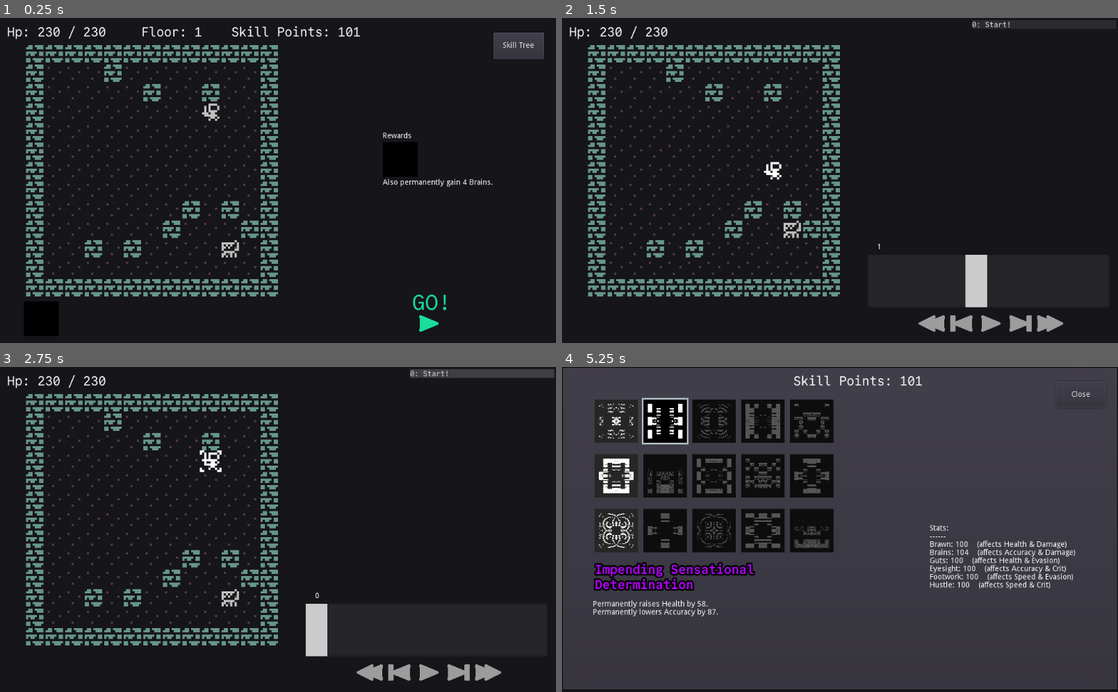
Above: before the commit, frames 1-4 (two rows, left to right).
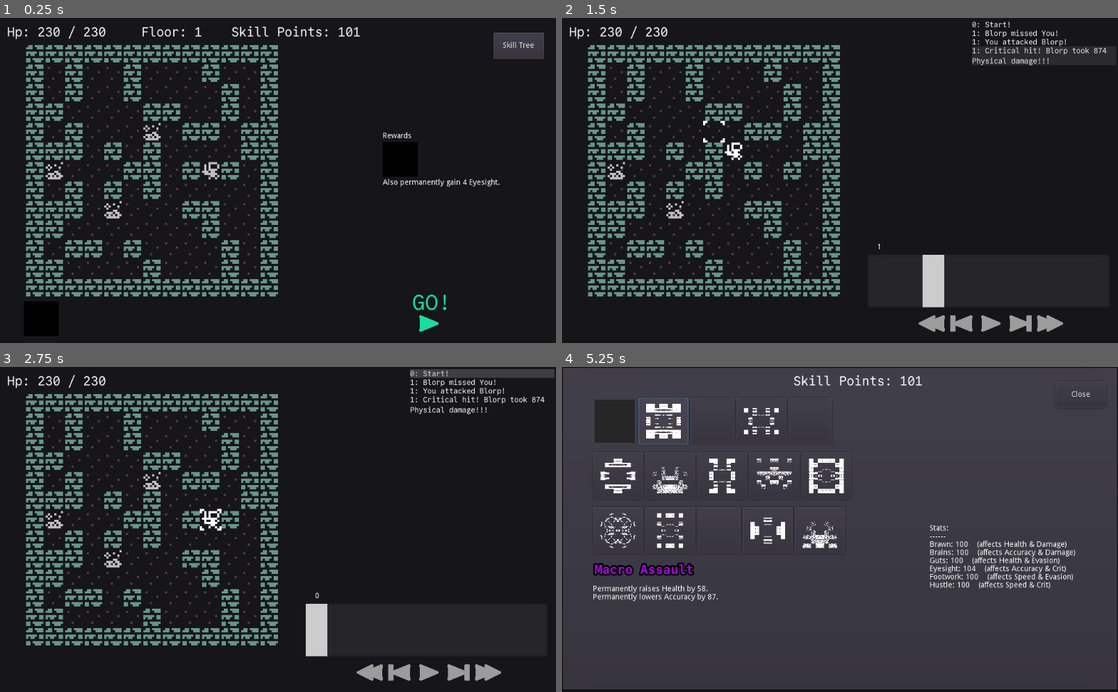
Above: after the commit, the same moments.

Repository: redxaxder/7DRL2024
Game: Godot game, scene res://main.tscn
The game is run twice, just before and just after one commit, with the same random seed, the same clock (stepped at 60 frames per second) and the same inputs.
Inputs (mouse positions are in pixels of both pictures, inside the frame that each line leads up to):
- Up to frame 1 (0.25 s): no input
- Up to frame 2 (1.5 s): click (990, 317) at 0.5 s; tap Enter (return) at 1.25 s; move the mouse to (840, 180) at 1.27 s; hold D (right) from 1.28 s (still down); hold Enter (return) from 1.28 s (still down); click (840, 180) at 1.42 s
- Up to frame 3 (2.75 s): release D (right) at 2 s; release Enter (return) at 2 s; click (483, 373) at 2.02 s
- Up to frame 4 (5.25 s): tap Space (toggle) at 2.75 s; move the mouse to (728, 545) at 2.77 s; hold S (down) 2.78-3.5 s; tap Enter (return) at 2.85 s; click "Skill Tree" at 3.5 s; click (617, 422) at 4.27 s; click (667, 422) at 5.02 s

The runs differ from the first frame. In frame 1, 4.9% of the frame differs, in the area x 8-90%, y 14-80%; in frame 2, 6.9%; in frame 3, 5.5%; in frame 4, 16%, in the area x 5-75%, y 9-77%.
Error after the commit: Invalid get index 'MAX' (on base: 'Dictionary'). (res://data/skills/Skill.gd:178)

Commit message:
generating automatic skills

Diff:
--- a/data/skills/Ability.gd
+++ b/data/skills/Ability.gd
@@ -131,10 +131,19 @@
 			SkillsCore.Target.Enemies: return "enemies"
 			SkillsCore.TargetAny: return "all targets"
 
+	var who_affected = ""
+	match target_filter:
+		SkillsCore.Target.Allies: who_affected = "allies"
+		SkillsCore.Target.Enemies: who_affected = "enemies"
+		SkillsCore.TargetAny: who_affected = "targets"
+
+	var where_effect = ""
+	var is_radius = ""
+
 	if radius > 0:
 		if(trigger_aim == SkillsCore.TriggerAim.Self):
 			match target_filter:
-				SkillsCore.Target.Allies: return "allies around you"
+				SkillsCore.Target.Allies: return "nearby allies"
 				SkillsCore.Target.Enemies: return "enemies around you"
 				SkillsCore.TargetAny: return "anyone around you"
 		if(trigger_aim == SkillsCore.TriggerAim.EventSource ||
@@ -156,9 +165,9 @@
 			return "them"
 		if(trigger_aim == SkillsCore.TriggerAim.Random):
 			match target_filter:
-				SkillsCore.Target.Allies: return "a random ally"
-				SkillsCore.Target.Enemies: return "a random enemy"
-				SkillsCore.TargetAny: return "a random unit"
+				SkillsCore.Target.Allies: return "an ally"
+				SkillsCore.Target.Enemies: return "an enemy"
+				SkillsCore.TargetAny: return "a unit"
 	assert(false, "unhandled target")
 	return ""
 
--- a/data/skills/Skill.gd
+++ b/data/skills/Skill.gd
@@ -118,7 +118,7 @@
 
 
 	var act: Activation = Activation.new()
-	if rng.randf() < 1: #0.5:
+	if rng.randf() < 0.5:
 		act.trigger = SkillsCore.Trigger.Action
 		power += 3*sign(power)
 		var mod_table = [	Ability.ModParam.CooldownTime,
@@ -126,10 +126,7 @@
 		if !(eff.targets == SkillsCore.Target.Self):
 			mod_table.append(Ability.ModParam.AbilityRange)
 			mod_table.append(Ability.ModParam.Radius)
-		var rolls = []
 		var n = mod_table.size()
-		rolls.resize(n)
-		rolls.fill(0)
 
 		var num_rolls = 6
 		var num_mods = 0
@@ -146,7 +143,7 @@
 		a.modifiers = []
 		for _i in num_mods:
 			var mod_param = Ability.ModParam.Power
-			if _i > 0:
+			if _i > 0 or (randf() < 0.3):
 				mod_param = mod_table[rng.randi() % n]
 			var mod_stat = rng.randi() % 6
 			if a.modifiers.size() > 0:
@@ -156,6 +153,9 @@
 					break
 			a.modifiers.append(Ability.mod(mod_stat, mod_param, 4))
 
+		var rolls = []
+		rolls.resize(n)
+		rolls.fill(0)
 		for _i in num_rolls:
 			rolls[rng.randi() % n] += 1
 		for i in n:
@@ -173,17 +173,73 @@
 			act.ability_range = 0
 		elif act.radius == 0:
 			act.ability_range += 1
-#			var mod = Ability.mod(mod_stat, mod_param, coeff)
-
-#		# radius, range, cooldown, power
-#		for _i in 6:
-#			if
 	else:
 		act.trigger = SkillsCore.Trigger.Automatic
 		act.filter = rng.randi() % Activation.Filter.MAX
+
+		act.trigger_aim = SkillsCore.TriggerAim.Random if rng.randf() < 0.4 \
+			else SkillsCore.TriggerAim.Self if rng.randf() < 0.1 \
+			else SkillsCore.TriggerAim.EventSource if rng.randf() < 0.5 \
+			else SkillsCore.TriggerAim.EventTarget
+		match act.filter:
+			Activation.Filter.Death:
+				act.filter_actor = SkillsCore.Target.Enemy
+			Activation.Filter.Start:
+				act.filter_actor = SkillsCore.Target.Self
+			Activation.Filter.Bloodied:
+				act.filter_actor = SkillsCore.Target.Self
+			_:
+				act.filter_actor = SkillsCore.TargetAny if randf() < 0.2 \
+					else SkillsCore.Target.Self if randf() < 0.5 \
+					else SkillsCore.Target.Enemies
+		var mod_table = [Ability.ModParam.Power]
+		var num_rolls = 3
+		var num_mods = 0
+		if (eff.targets == SkillsCore.Target.Self):
+			act.trigger_aim = SkillsCore.Target.Self
+			act.radius = 0
+		else:
+			act.radius = 1
+			mod_table.append(Ability.ModParam.Radius)
+		if act.trigger_aim == SkillsCore.TriggerAim.Random:
+			mod_table.append(Ability.ModParam.AbilityRange)
+			num_rolls += 3
 		act.cooldown_time = 1
-		power *= TRIGGER_PREMIUM[act.filter]
-		#TODO
+
+		num_rolls += TRIGGER_PREMIUM[act.filter]
+		var n = mod_table.size()
+
+		if randf() < 0.5:
+			num_rolls += 3
+		else:
+			num_mods += 1
+
+		var rolls = []
+		rolls.resize(n)
+		rolls.fill(0)
+		for _i in num_rolls:
+			rolls[rng.randi() % n] += 1
+
+		for i in n:
+			var rolled = rolls[i]
+			match mod_table[i]:
+				Ability.ModParam.Power:
+					power *= pow(1.20, rolled)
+				Ability.ModParam.AbilityRange:
+					act.ability_range = rolled
+				Ability.ModParam.Radius:
+					act.radius = ceil(float(rolled) /2)
+		if eff.targets == SkillsCore.Target.Self:
+			act.ability_range = 0
+		elif act.radius == 0:
+			act.ability_range += 1
+
+
+		a.modifiers = []
+		for _i in num_mods:
+			var mod_param = mod_table[rng.randi() % n]
+			var mod_stat = rng.randi() % 6
+			a.modifiers.append(Ability.mod(mod_stat, mod_param, 4))
 
 	eff.power = int(power)
 	a.activation = act
@@ -192,13 +248,13 @@
 
 # extra stuff for things that activate rarely
 const TRIGGER_PREMIUM = {
-	Activation.Filter.DamageDealt: 1,
-	Activation.Filter.DamageReceived: 3,
-	Activation.Filter.Death: 5,
-	Activation.Filter.Movement: 1,
+	Activation.Filter.DamageDealt: 0,
+	Activation.Filter.DamageReceived: 1,
+	Activation.Filter.Death: 3,
+	Activation.Filter.Movement: 0,
 	Activation.Filter.Start: 10,
-	Activation.Filter.Bloodied: 20,
-	Activation.Filter.Miss: 5,
-	Activation.Filter.Dodge: 5,
-	Activation.Filter.Attack: 5,
+	Activation.Filter.Bloodied: 15,
+	Activation.Filter.Miss: 2,
+	Activation.Filter.Dodge: 2,
+	Activation.Filter.Attack: 2,
 	}
--- a/data/skills/Stat.gd
+++ b/data/skills/Stat.gd
@@ -6,7 +6,7 @@
 			MAX}
 const NAME = [	"Brawn", "Brains", "Guts", "Eyesight", "Footwork", "Hustle",
 				"Accuracy", "Crit", "Evasion", "Power", "Speed", "Health",
-				"Physical Bonus", "Fire Bonus", "Ice Bonus", "Poison Bonus",
+				"Physical Power", "Fire Power", "Ice Power", "Poison Power",
 				"Physical Resist", "Fire Resist", "Ice Resist", "Poison Resist"
 	]
 
--- a/playback/actor_info.gd
+++ b/playback/actor_info.gd
@@ -62,13 +62,13 @@
 	"accuracy": "Accuracy",
 	"evasion": "Evasion",
 	"damage": "Power",
-	"physical": "Physical",
-	"poison": "Poison",
 	"crit": "Base Crit",
 	"crit_chance": "Crit Chance",
 	"crit_mult": "Crit Mult",
-	"fire": "Fire",
-	"ice": "Ice",
+	"physical": "Physical Power",
+	"poison": "Poison Power",
+	"fire": "Fir Power",
+	"ice": "Ice Power",
 	"physical_resist": "Physical Resist",
 	"poison_resist": "Poison Resist",
 	"fire_resist": "Fire Resist",
Not shown, changed: wishlist
